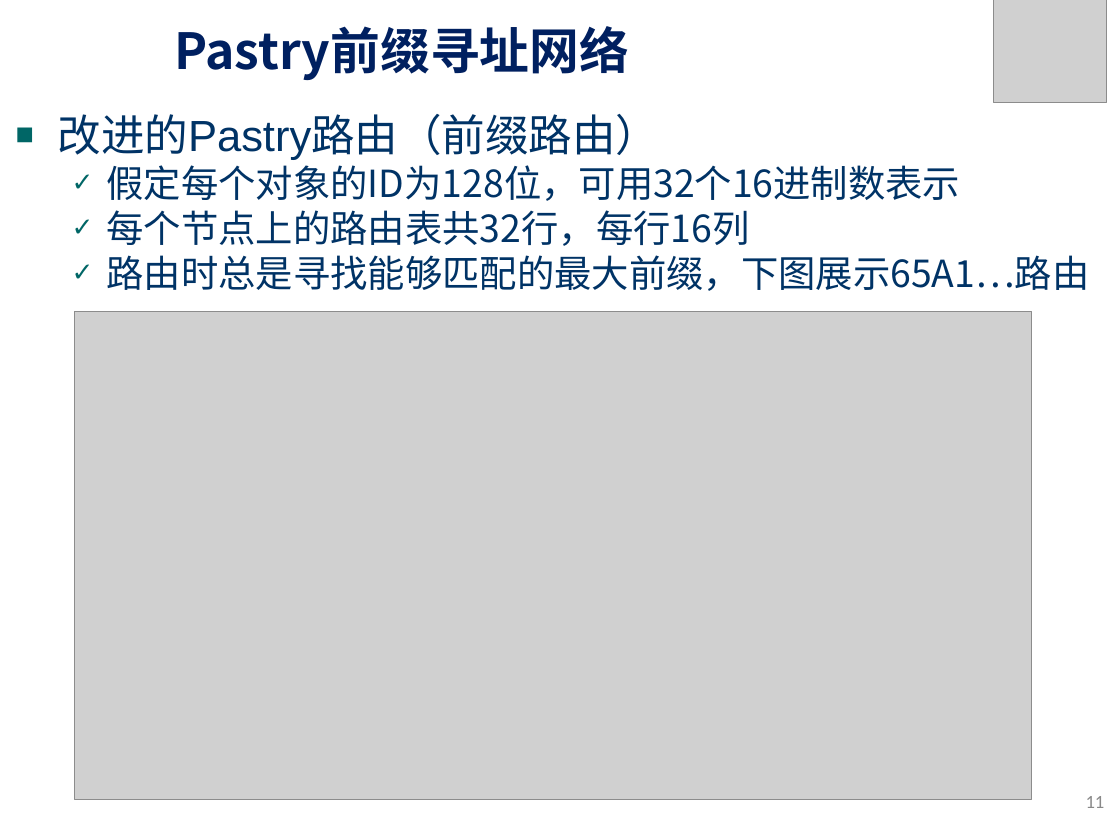
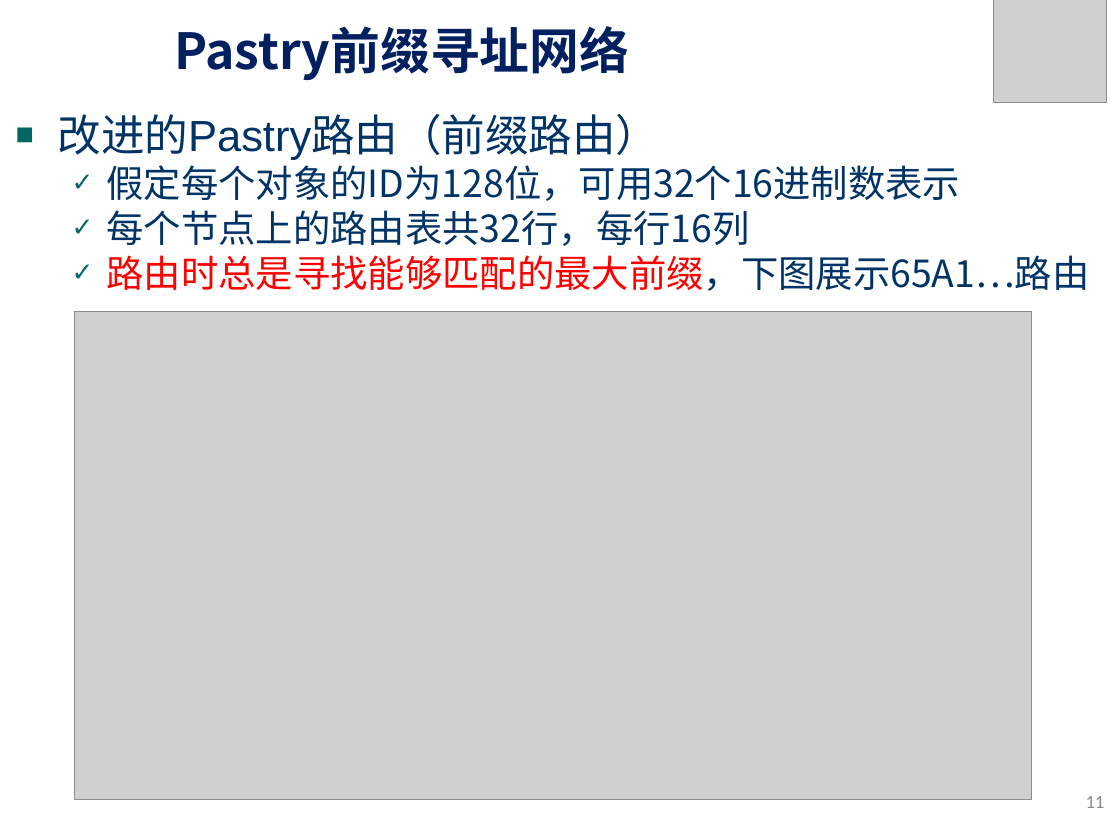
Before and after one commit to zhengxq27/Junoir_study_last, a slide deck: slide 11 of 分布式计算/课件/08. P2P系统中的查询算法.pptx. Drawn at 1120x840 pixels with LibreOffice and Linux fonts; fonts in the diff are those of the drawing; grey boxes stand for pictures; background and template pictures are left out. Boxes give left, top, right and bottom in pixels: in the first picture for what was removed or moved away, otherwise in the second. Text is boxed around its words. In the diff, an @@ line names an element or a change of style, - is before the commit and + after.

Commit message:
add

```diff
--- a/分布式计算/课件/08. P2P系统中的查询算法.pptx
+++ b/分布式计算/课件/08. P2P系统中的查询算法.pptx
@@ text at (107,255,1090,291): text colour #003366 to #FF0000 in "路由时总是寻找能够匹配的最大前缀，下图展示65A1…路由" @@
```
